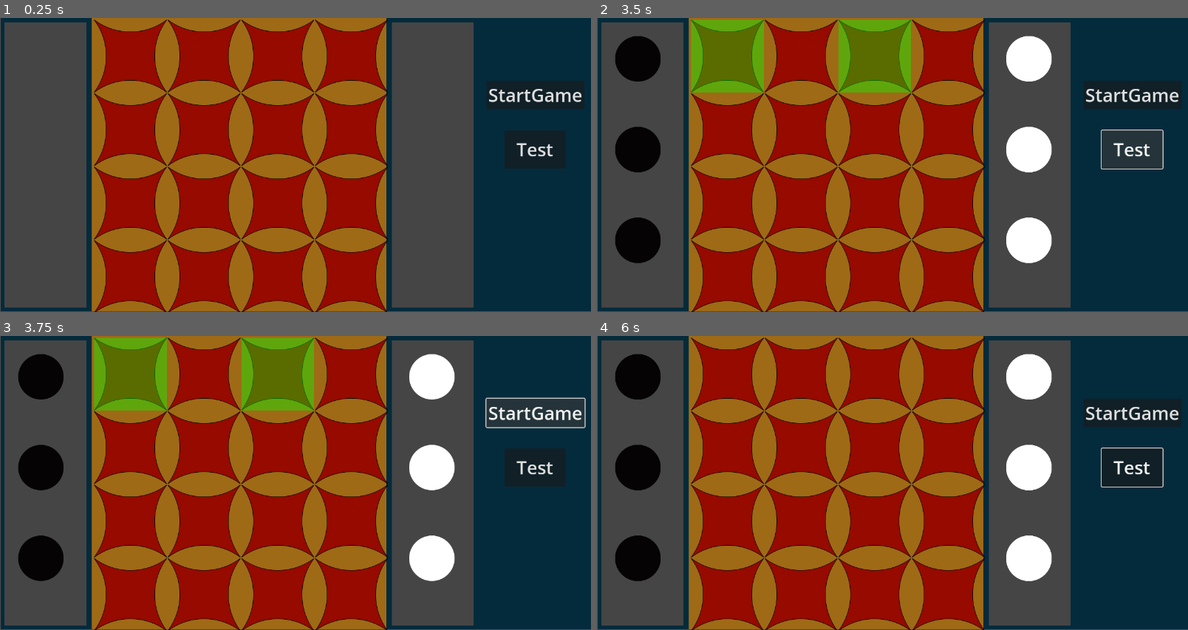
Above: before the commit, frames 1-4 (two rows, left to right).
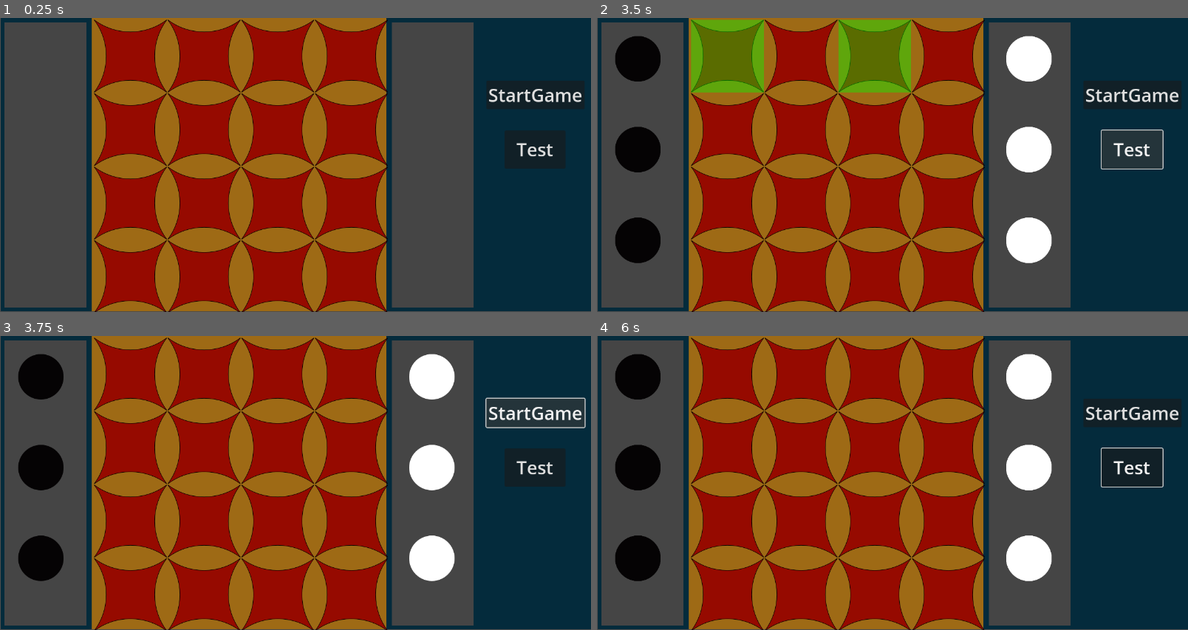
Above: after the commit, the same moments.

Repository: Abdelrahman-Sherif-Fayez/Gobblet-Game
Game: Godot game, scene res://gui.tscn
The game is run twice, just before and just after one commit, with the same random seed, the same clock (stepped at 60 frames per second) and the same inputs.
Inputs (mouse positions are in pixels of both pictures, inside the frame that each line leads up to):
- Up to frame 1 (0.25 s): no input
- Up to frame 2 (3.5 s): click "StartGame" at 0.5 s; click "StartGame" at 1.25 s; click "Test" at 2 s; click "Test" at 2.75 s
- Up to frame 3 (3.75 s): click "StartGame" at 3.5 s
- Up to frame 4 (6 s): click "Test" at 4.25 s; tap Enter at 5 s; move the mouse to (1022, 468) at 5.02 s; press the mouse at (1022, 468) at 5.03 s; tap Space at 5.75 s; move the mouse to (774, 497) at 5.77 s; release the mouse at (774, 497) at 5.78 s; right-click (774, 497) at 5.85 s; click (774, 497) at 5.92 s

Frames 1-2 are identical in both runs. In frame 3, 6.1% of the frame differs, in the area x 15-54%, y 0-26%; in frame 4, nothing differs.

Commit message:
skeleton done I think

Diff:
--- a/Bitboard.gd
+++ b/Bitboard.gd
@@ -2,7 +2,7 @@
 
 class_name Bitboard
 
-var white_pieces = [0,0,0,0]
+var white_pieces = [0,0,0,0] #[small, medium, large, XL]
 var black_pieces = [0,0,0,0]
 
 func set_board(whites, blacks):
@@ -34,6 +34,20 @@
 	else:
 		white_pieces[piece_type%4] &= ~(1 << location)
 
+func make_move(move, isBlackMove):
+	var fromList = []
+	if isBlackMove:
+		fromList = black_pieces
+	else:
+		fromList = white_pieces
+	var fromBit = (1 << move.from)
+	var toBit = (1 << move.to)
+	for i in range(3,0,-1):
+		if (fromList[i] & fromBit) != 0:
+			fromList[i] &= ~fromBit
+			fromList[i] |= toBit
+			break
+
 func clear():
 	white_pieces = [0,0,0,0]
 	black_pieces = [0,0,0,0]
--- a/Bot.gd
+++ b/Bot.gd
@@ -1,7 +1,9 @@
 extends Node
 
-@onready var move = $"../Move"
+var bitboard
 
+func set_board(bitboardGame):
+	bitboard = bitboardGame
 
 func play_next_move():
 	pass
@@ -9,17 +11,5 @@
 func search_moves(isBlackMove, depth, alpha, beta):
 	pass
 
-func make_move(move, isBlackMove):
-	pass
-
 func evaluate_position(isBlackMove, bitboard):
 	pass
-
-# Called when the node enters the scene tree for the first time.
-func _ready():
-	pass # Replace with function body.
-
-
-# Called every frame. 'delta' is the elapsed time since the previous frame.
-func _process(delta):
-	pass
--- a/GUI.gd
+++ b/GUI.gd
@@ -156,6 +156,7 @@
 func _on_start_game_button_pressed():
 	piece_selected = null
 	clear_piece_array()
+	clear_board_filter()
 	bitboard.clear()
 	piece_array = [[], [], [], [],[], [], [], [], [], [], [], [], [], [], [], []]
 	Initialize_gobblet_board()
--- a/Move.gd
+++ b/Move.gd
@@ -1,4 +1,6 @@
 extends Node
+
+class_name Move
 
 var from
 var to
@@ -6,12 +8,3 @@
 func _init(a, b):
 	from = a
 	to = b
-
-# Called when the node enters the scene tree for the first time.
-func _ready():
-	pass # Replace with function body.
-
-
-# Called every frame. 'delta' is the elapsed time since the previous frame.
-func _process(delta):
-	pass
